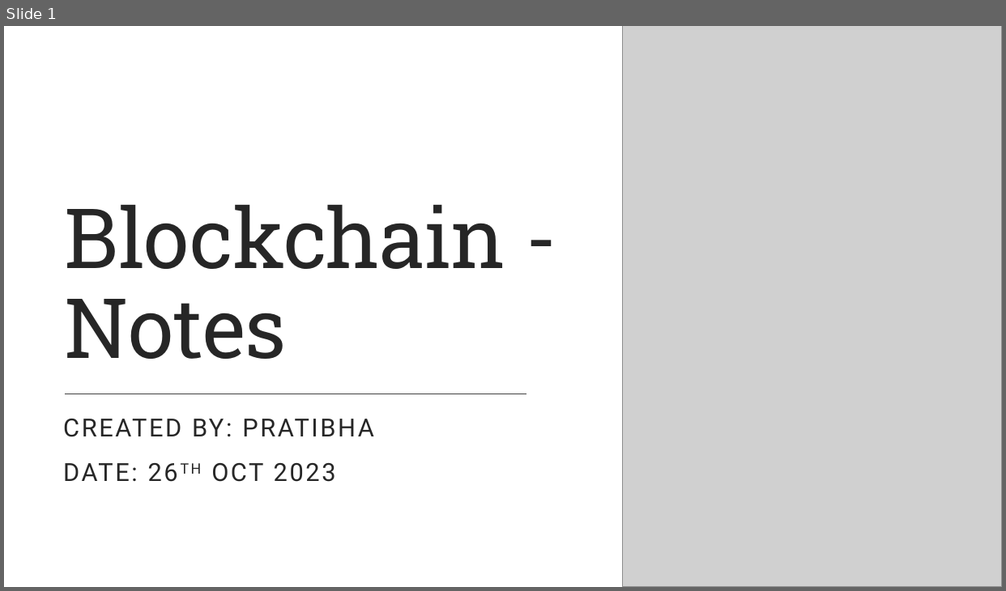
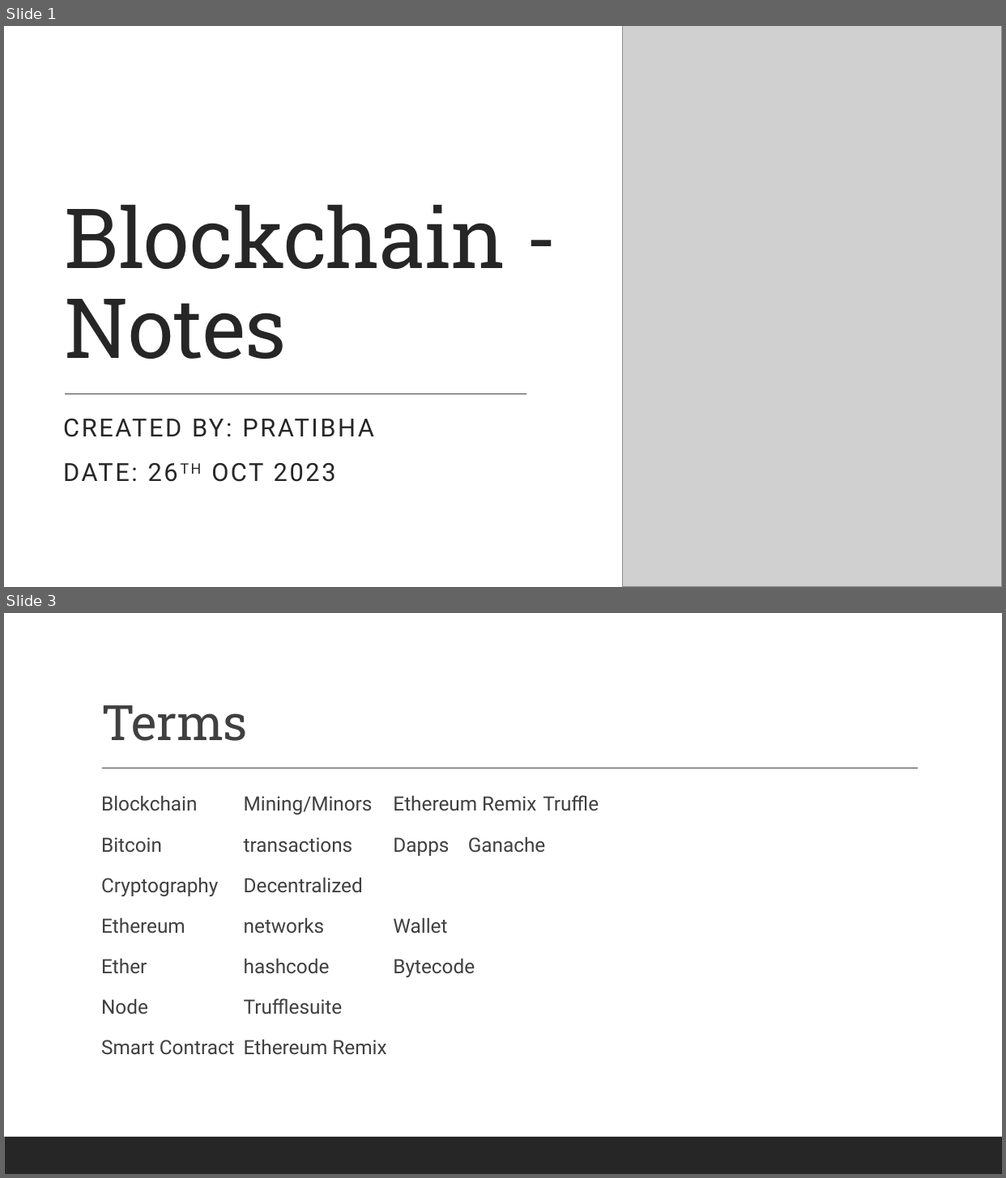
Before and after one commit to PratibhaRepos1/Blockchain, a slide deck: Blockchain-notes.pptx. Shown one above the other, each under a label of ours: slide 1 before the commit, slides 1 and 3 after it; the slides between them are not shown. The pictures are 1006x591 and 1006x1178 pixels, drawn with LibreOffice and Linux fonts; fonts in the diff are those of the drawing; grey boxes stand for pictures. Boxes give left, top, right and bottom in pixels: in the first picture for what was removed or moved away, otherwise in the second. Text is boxed around its words. In the diff, an @@ line names an element or a change of style, - is before the commit and + after.

```diff
--- a/Blockchain-notes.pptx
+++ b/Blockchain-notes.pptx
@@ slide 3 added at (4,613,1002,1174), background #FFFFFF; not listed: 1 template element that a slide beside it also shows @@
@@ title added at (101,705,248,741), 47 pt, text #404040 @@
+Terms
@@ line added from (102, 769) to (918, 769), #404040 1 pt @@
@@ text added at (101,795,599,1055), 19 pt, text #404040 @@
+  Blockchain Mining/Minors Ethereum Remix Truffle
+  Bitcoin transactions Dapps Ganache
+  Cryptography Decentralized
+  Ethereum networks Wallet
+  Ether hashcode Bytecode
+  Node Trufflesuite
+  Smart Contract Ethereum Remix
```
Also in this commit, not shown: 1 slide changed, 6 other slides added, 1 slide removed, 6 other files.
